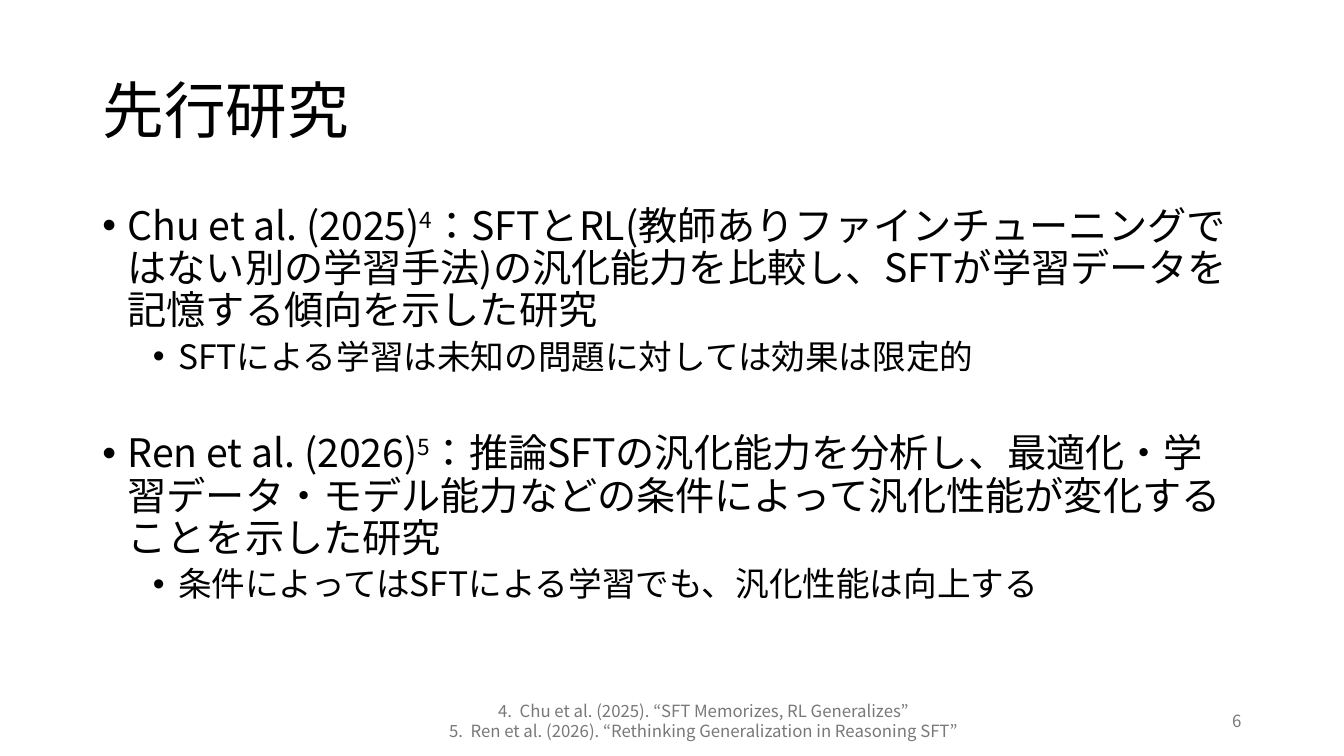
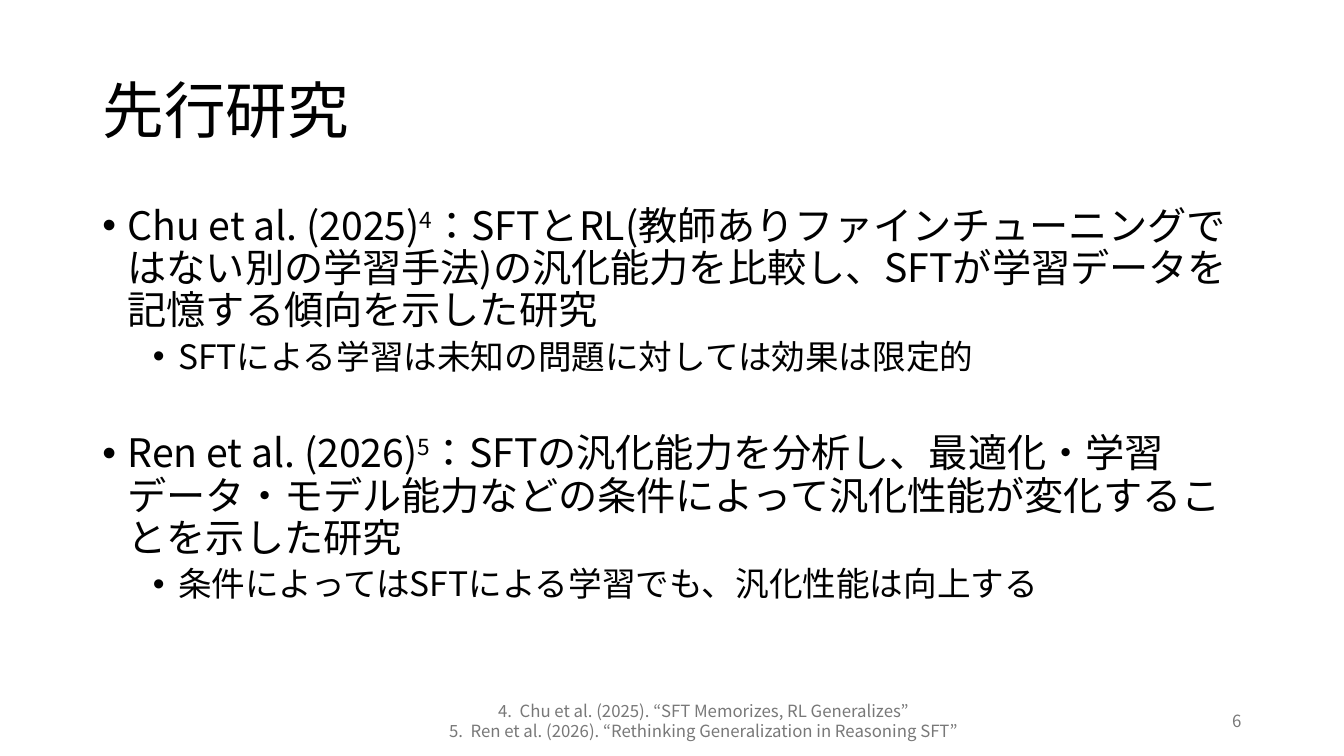
Before and after one commit to rollotea/array-task, a slide deck: slide 6 of 生成AIの追加学習による問題.pptx. Drawn at 1344x756 pixels with LibreOffice and Linux fonts; fonts in the diff are those of the drawing. Boxes give left, top, right and bottom in pixels: in the first picture for what was removed or moved away, otherwise in the second. Text is boxed around its words. In the diff, an @@ line names an element or a change of style, - is before the commit and + after.

```diff
--- a/生成AIの追加学習による問題.pptx
+++ b/生成AIの追加学習による問題.pptx
@@ text at [128,434,1221,555]: text changed @@
-• Ren et al. (2026)5：推論SFTの汎化能力を分析し、最適化・学習データ・モデル能力などの条件によって汎化性能が変化することを示した研究
+• Ren et al. (2026)5：SFTの汎化能力を分析し、最適化・学習データ・モデル能力などの条件によって汎化性能が変化することを示した研究
```
Also in this commit, not shown: 5 other slides changed, 1 slide added.
